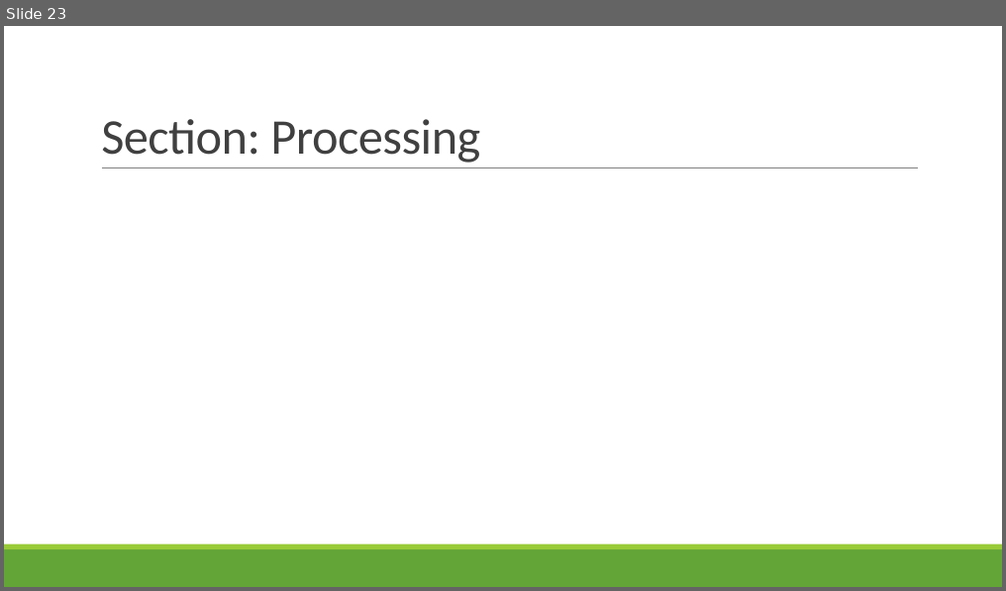
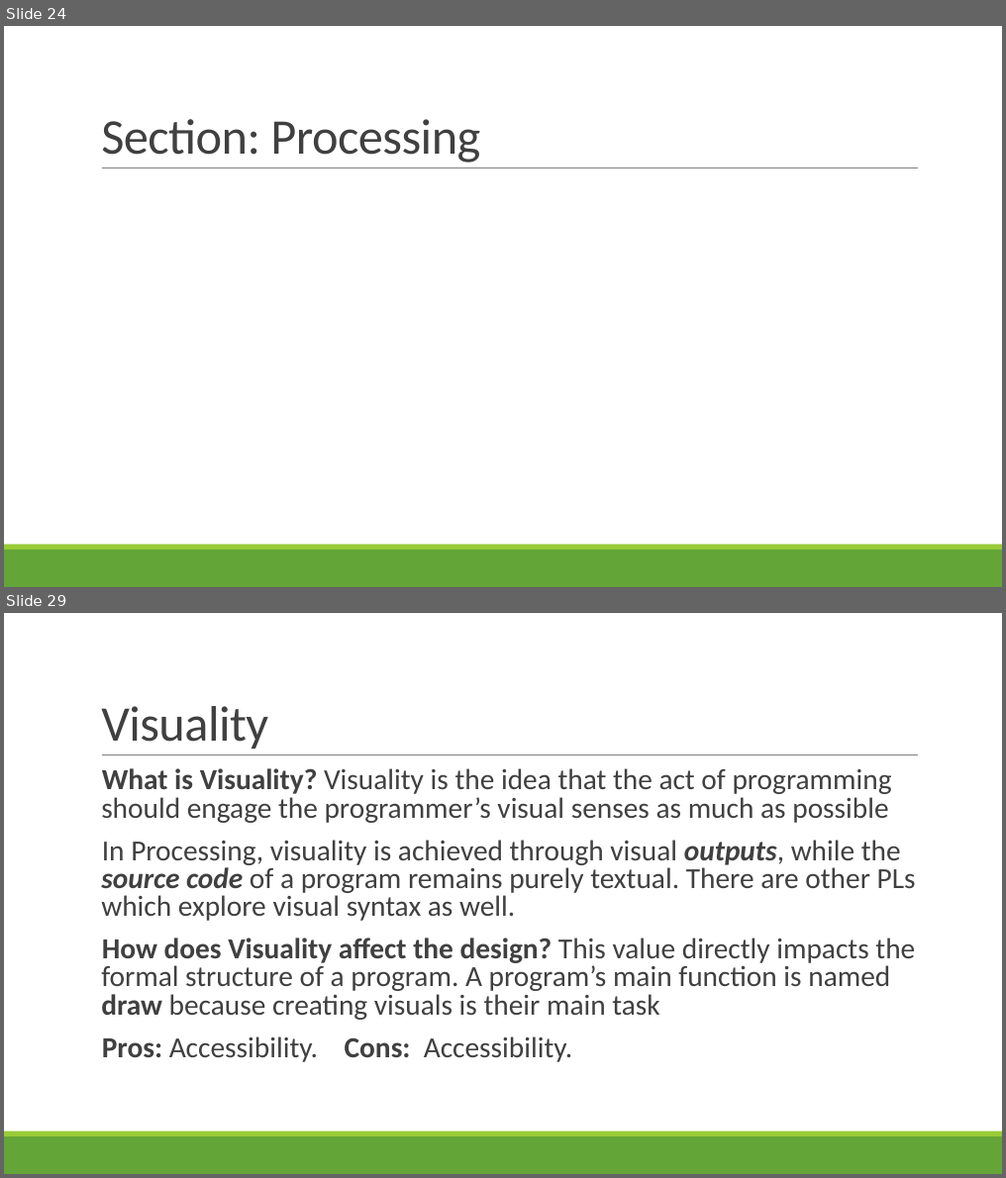
Before and after one commit to rbohrer/pl-course, a slide deck: LectureSlides/12Play.pptx. Shown one above the other, each under a label of ours: slide 23 before the commit, slides 24 and 29 after it; the slides between them are not shown. The pictures are 1006x591 and 1006x1178 pixels, drawn with LibreOffice and Linux fonts; fonts in the diff are those of the drawing. Boxes give left, top, right and bottom in pixels: in the first picture for what was removed or moved away, otherwise in the second. Text is boxed around its words. In the diff, an @@ line names an element or a change of style, - is before the commit and + after.

```diff
--- a/LectureSlides/12Play.pptx
+++ b/LectureSlides/12Play.pptx
@@ slide 29 added at [4, 613, 1002, 1174], background #FFFFFF; not listed: 3 template elements that a slide beside it also shows @@
@@ title added at [101, 706, 268, 749], 48 pt, text #404040 @@
+Visuality
@@ text added at [101, 768, 916, 1062], 28 pt, text #404040 @@
+  What is Visuality? Visuality is the idea that the act of programming should engage the programmer’s visual senses as much as possible
+  In Processing, visuality is achieved through visual outputs, while the source code of a program remains purely textual. There are other PLs which explore visual syntax as well.
+  How does Visuality affect the design? This value directly impacts the formal structure of a program. A program’s main function is named draw because creating visuals is their main task
+  Pros: Accessibility. Cons: Accessibility.
@@ what was slide 23 is now slide 24 @@
```
Also in this commit, not shown: 2 slides changed, 12 other slides added.
